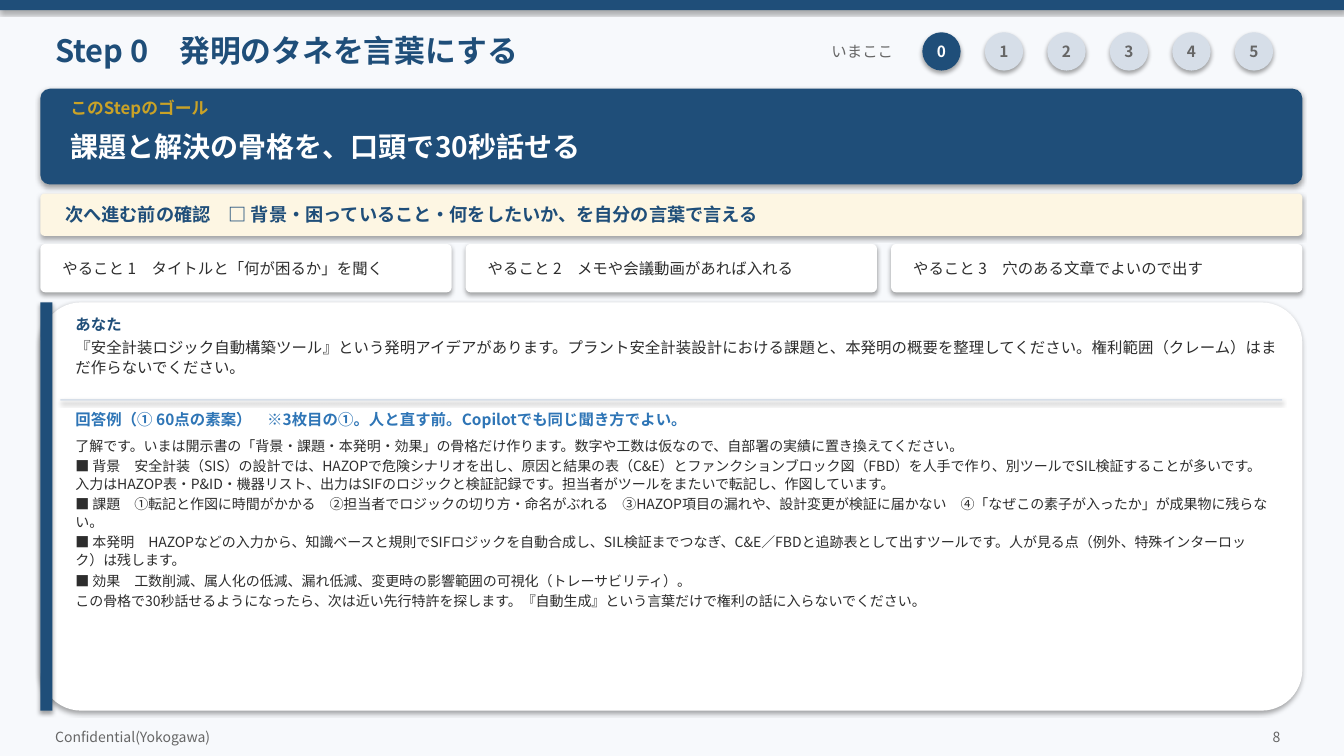
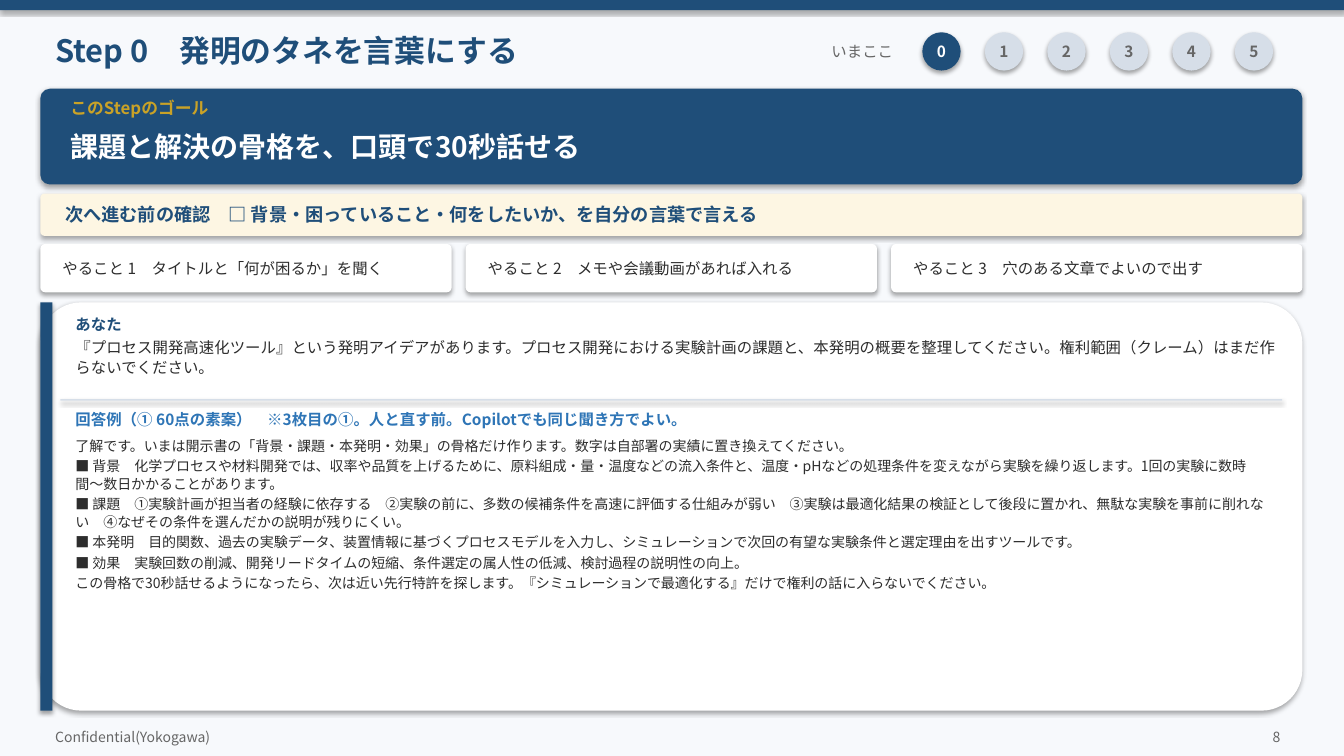
Before and after one commit to zhexingwang/ppt, a slide deck: slide 8 of decks/05_Copilot発明開示書/Copilot発明開示書_訂正反映.pptx. Drawn at 1344x756 pixels with LibreOffice and Linux fonts; fonts in the diff are those of the drawing. Boxes give left, top, right and bottom in pixels: in the first picture for what was removed or moved away, otherwise in the second. Text is boxed around its words. In the diff, an @@ line names an element or a change of style, - is before the commit and + after.

```diff
--- a/decks/05_Copilot発明開示書/Copilot発明開示書_訂正反映.pptx
+++ b/decks/05_Copilot発明開示書/Copilot発明開示書_訂正反映.pptx
@@ text at (x1=75, y1=340, x2=1275, y2=374): text changed @@
-『安全計装ロジック自動構築ツール』という発明アイデアがあります。プラント安全計装設計における課題と、本発明の概要を整理してください。権利範囲（クレーム）はまだ作らないでください。
+『プロセス開発高速化ツール』という発明アイデアがあります。プロセス開発における実験計画の課題と、本発明の概要を整理してください。権利範囲（クレーム）はまだ作らないでください。
@@ text at (x1=75, y1=439, x2=1264, y2=590): text changed @@
-了解です。いまは開示書の「背景・課題・本発明・効果」の骨格だけ作ります。数字や工数は仮なので、自部署の実績に置き換えてください。
-■ 背景 安全計装（SIS）の設計では、HAZOPで危険シナリオを出し、原因と結果の表（C&E）とファンクションブロック図（FBD）を人手で作り、別ツールでSIL検証することが多いです。入力はHAZOP表・P&ID・機器リスト、出力はSIFのロジックと検証記録です。担当者がツールをまたいで転記し、作図しています。
-■ 課題 ①転記と作図に時間がかかる ②担当者でロジックの切り方・命名がぶれる ③HAZOP項目の漏れや、設計変更が検証に届かない ④「なぜこの素子が入ったか」が成果物に残らない。
-■ 本発明 HAZOPなどの入力から、知識ベースと規則でSIFロジックを自動合成し、SIL検証までつなぎ、C&E／FBDと追跡表として出すツールです。人が見る点（例外、特殊インターロック）は残します。
-■ 効果 工数削減、属人化の低減、漏れ低減、変更時の影響範囲の可視化（トレーサビリティ）。
-この骨格で30秒話せるようになったら、次は近い先行特許を探します。『自動生成』という言葉だけで権利の話に入らないでください。
+了解です。いまは開示書の「背景・課題・本発明・効果」の骨格だけ作ります。数字は自部署の実績に置き換えてください。
+■ 背景 化学プロセスや材料開発では、収率や品質を上げるために、原料組成・量・温度などの流入条件と、温度・pHなどの処理条件を変えながら実験を繰り返します。1回の実験に数時間〜数日かかることがあります。
+■ 課題 ①実験計画が担当者の経験に依存する ②実験の前に、多数の候補条件を高速に評価する仕組みが弱い ③実験は最適化結果の検証として後段に置かれ、無駄な実験を事前に削れない ④なぜその条件を選んだかの説明が残りにくい。
+■ 本発明 目的関数、過去の実験データ、装置情報に基づくプロセスモデルを入力し、シミュレーションで次回の有望な実験条件と選定理由を出すツールです。
+■ 効果 実験回数の削減、開発リードタイムの短縮、条件選定の属人性の低減、検討過程の説明性の向上。
+この骨格で30秒話せるようになったら、次は近い先行特許を探します。『シミュレーションで最適化する』だけで権利の話に入らないでください。
```
Also in this commit, not shown: 13 other slides changed, 6 slides added, 5 slides removed, 22 other files.
